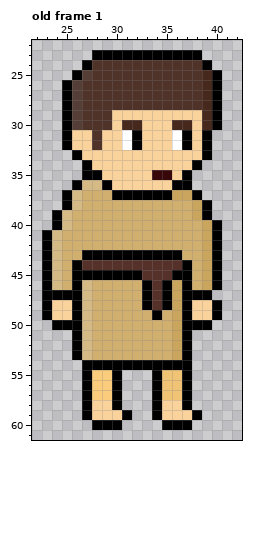
A pixel-art file gets an edit: Assets/Sprite/Unit/Extra/NPC02.aseprite. Above is the file before it was changed.
64x64 pixels, 1 frame. Colours within 5 levels of each other are drawn and written as one. Shown: old frame 1: x 22..42, y 22..61. The commit also changed other frames, which this record leaves out.
The result:
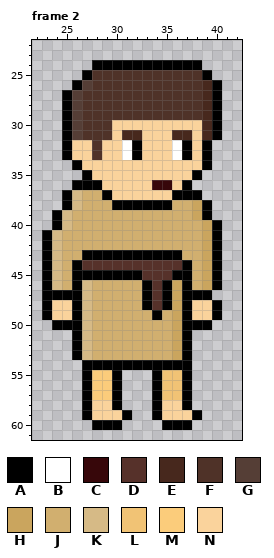
Palette (. is transparent): A #000000  B #ffffff  C #37070a  D #56312a  E #47281d  F #4f3228  G #553e36  H #caa55e  J #d1af6f  K #d6ba86  L #f1c375  M #fbcc7b  N #fad39c
A new or re-ordered frame is compared with the old frame closest to it.
Change:
frames 1 -> 4
Frame 2 is new; against old frame 1:
The edit adds colour A in row 31 at x 40; in row 33 at x 25; in row 34 at x 26 and 39; in row 35 at x 38.
Colour E gives way to colour A in row 25 at x 39.
Colour F gives way to colour A in row 24 at x 28 to 38.
Colour G gives way to colour A in row 25 at x 27; in row 26 at x 26.
Colour H gives way to colour A in row 37 at x 36 to 37.
Colour J gives way to colour A in row 37 at x 29; in row 38 at x 30 to 35.
Colour K gives way to colour A in row 36 at x 27 to 28.
Colour N gives way to colour A in row 33 at x 32 and 37.
Colour N gives way to colour B in row 33 at x 31 and 36.
Colour N gives way to colour C in row 36 at x 34 to 35.
Colour A gives way to colour E in row 31 at x 32, 37 and 39.
Colour B gives way to colour E in row 31 at x 31 and 36.
Colour N gives way to colour F in row 29 at x 30 to 38; in row 31 at x 27 and 29; in row 33 at x 28.
Colour F gives way to colour G in row 26 at x 27.
Colour N gives way to colour G in row 31 at x 26.
Colour A gives way to colour N in row 33 at x 26; in row 34 at x 27 and 38; in row 35 at x 28 and 37; in row 36 at x 29 and 36; in row 37 at x 30 to 35.
Colour C gives way to colour N in row 35 at x 34 to 35.
Colour E gives way to colour N in row 30 at x 31 to 32 and 36 to 37.
Colour A is gone in row 23 at x 28 to 38; in row 24 at x 27 and 39; in row 25 at x 26 and 40; in row 26 at x 25.
Pixel boxes of the changes (left, top, right, bottom) in both pictures:
changed: (62, 50, 222, 210)
